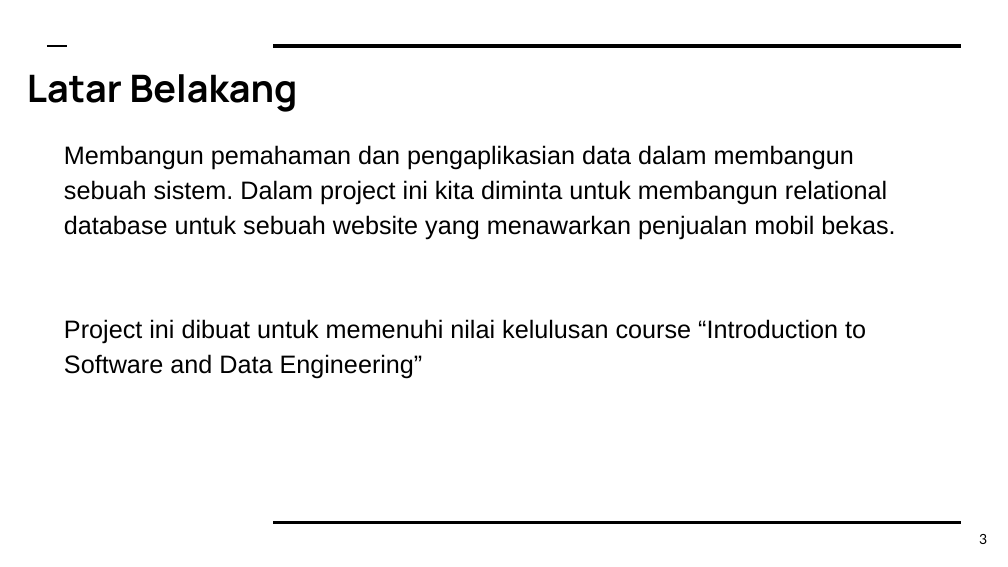
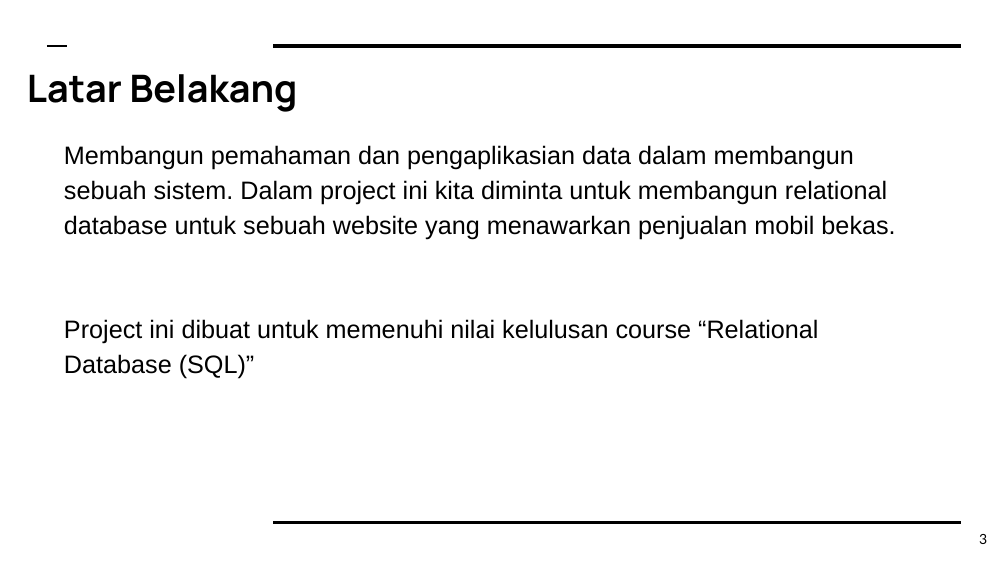
Before and after one commit to KyrieCettyara/Relational-Database-Pacmann-Mobil-Bekas, a slide deck: slide 3 of Presentasi Project.pptx. Drawn at 1008x567 pixels with LibreOffice and Linux fonts; fonts in the diff are those of the drawing. Boxes give left, top, right and bottom in pixels: in the first picture for what was removed or moved away, otherwise in the second. Text is boxed around its words. In the diff, an @@ line names an element or a change of style, - is before the commit and + after.

```diff
--- a/Presentasi Project.pptx
+++ b/Presentasi Project.pptx
@@ text at bbox=[64, 319, 818, 379]: text changed @@
-Project ini dibuat untuk memenuhi nilai kelulusan course “Introduction to Software and Data Engineering”
+Project ini dibuat untuk memenuhi nilai kelulusan course “Relational Database (SQL)”
```
Also in this commit, not shown: 4 other slides changed, 1 other file.
